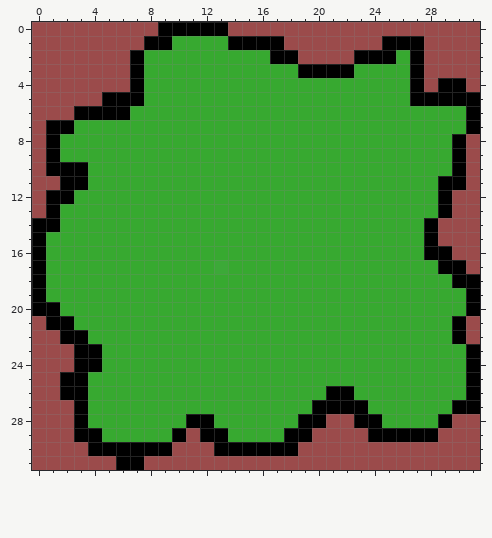
Edited in one commit: pixel-art sprite (Assets/Sprites/EmptyBush.png). This is how it looked before the edit.
The file is 32x32 pixels.
Now the later version:
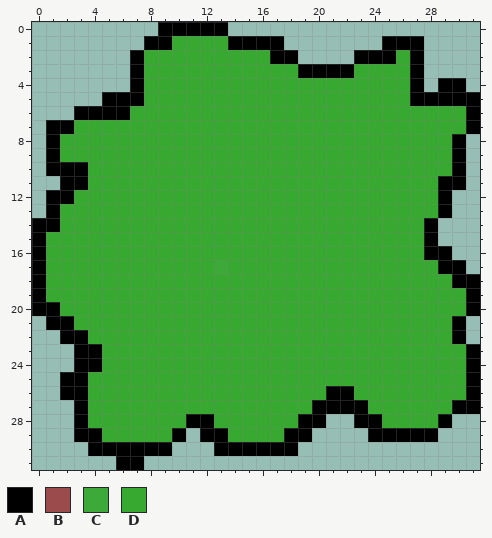
Palette (. is transparent): A #000000  B #9b4b4b  C #36a830ef  D #37a930
Changes in this commit:
Changed rows in their new state; - is an unchanged pixel.
first column x 0:
 0 .........-----..................
 1 ........----------.......---....
 2 .......------------....-----....
 3 .......---------------------....
 4 .......---------------------.--.
 5 .....---------------------------
 6 ...-----------------------------
 7 .-------------------------------
 8 .------------------------------.
 9 .------------------------------.
10 .------------------------------.
11 ..-----------------------------.
12 .-----------------------------..
13 .-----------------------------..
14 -----------------------------...
15 -----------------------------...
16 ------------------------------..
17 -------------------------------.
first column x 0:
21 .------------------------------.
22 ..-----------------------------.
23 ...-----------------------------
24 ...-----------------------------
25 ..------------------------------
26 ..------------------------------
27 ...-----------------------------
28 ...------------------..-------..
29 ...--------.--------....-----...
30 ....------...------.............
31 ......--........................
Where, in picture pixels (left, top, right, bottom), the same in both pictures:
erased: (32, 22, 158, 218)
erased: (228, 22, 480, 274)
erased: (32, 316, 480, 470)
